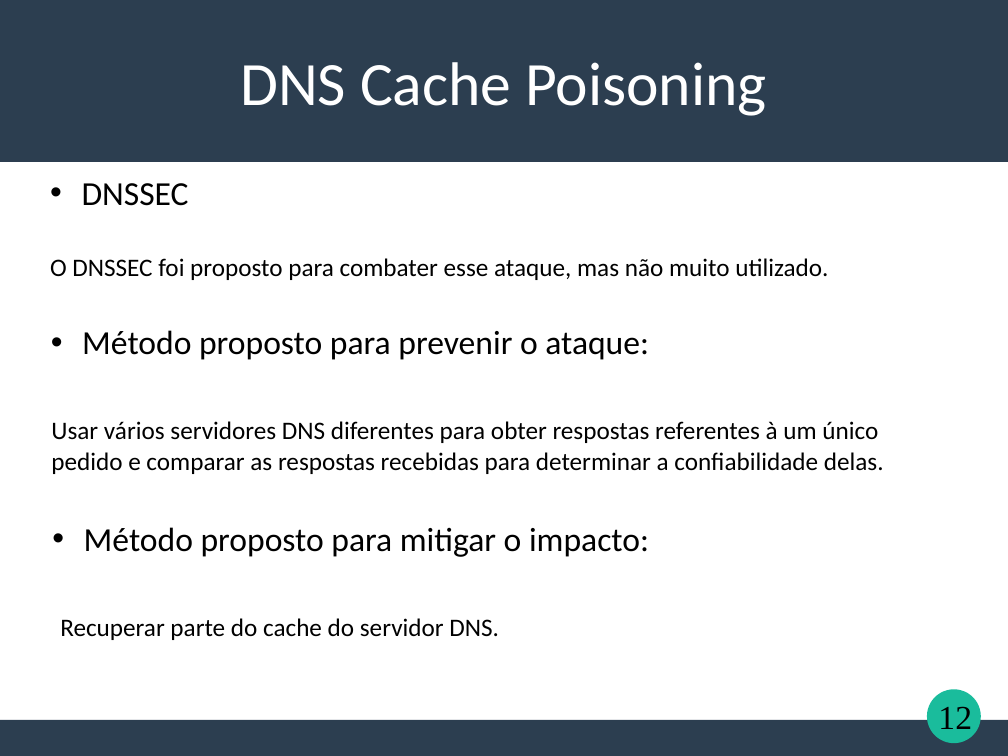
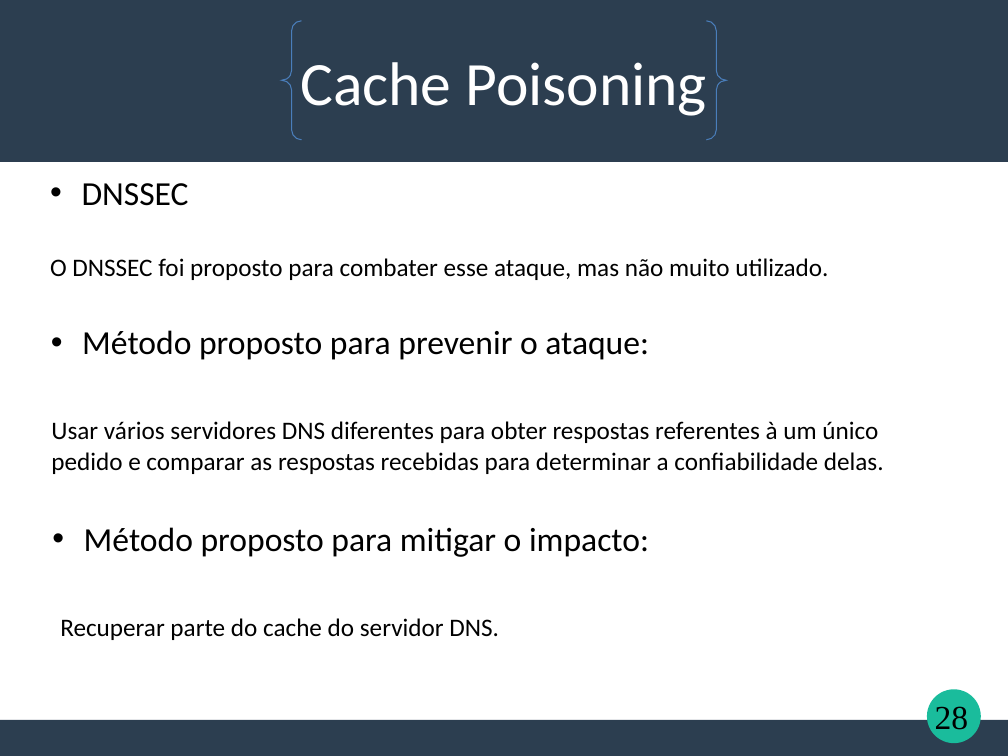
Before and after one commit to TSaytson/teste-trabalho-redes, a slide deck: slide 28 of DNS.ppt (slide 12 before the commit). Drawn at 1008x756 pixels with LibreOffice and Linux fonts; fonts in the diff are those of the drawing. Boxes give left, top, right and bottom in pixels: in the first picture for what was removed or moved away, otherwise in the second. Text is boxed around its words. In the diff, an @@ line names an element or a change of style, - is before the commit and + after.

```diff
--- a/DNS.ppt
+++ b/DNS.ppt
@@ brace pair added at box(282, 21, 727, 140), outline #4A7EBB 0.74 pt @@
@@ text at box(300, 62, 706, 116): text changed @@
-DNS Cache Poisoning
+Cache Poisoning
@@ page number at box(935, 706, 969, 730): text changed @@
-12
+28
```
Also in this commit, not shown: 13 other slides changed, 17 slides added, 1 slide removed.
